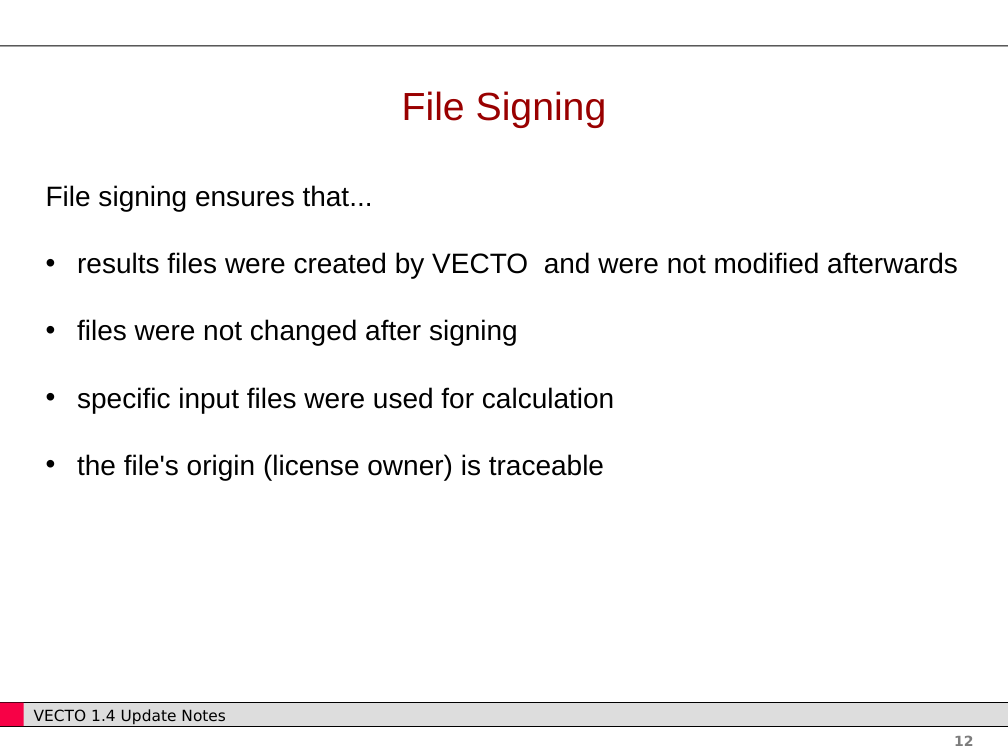
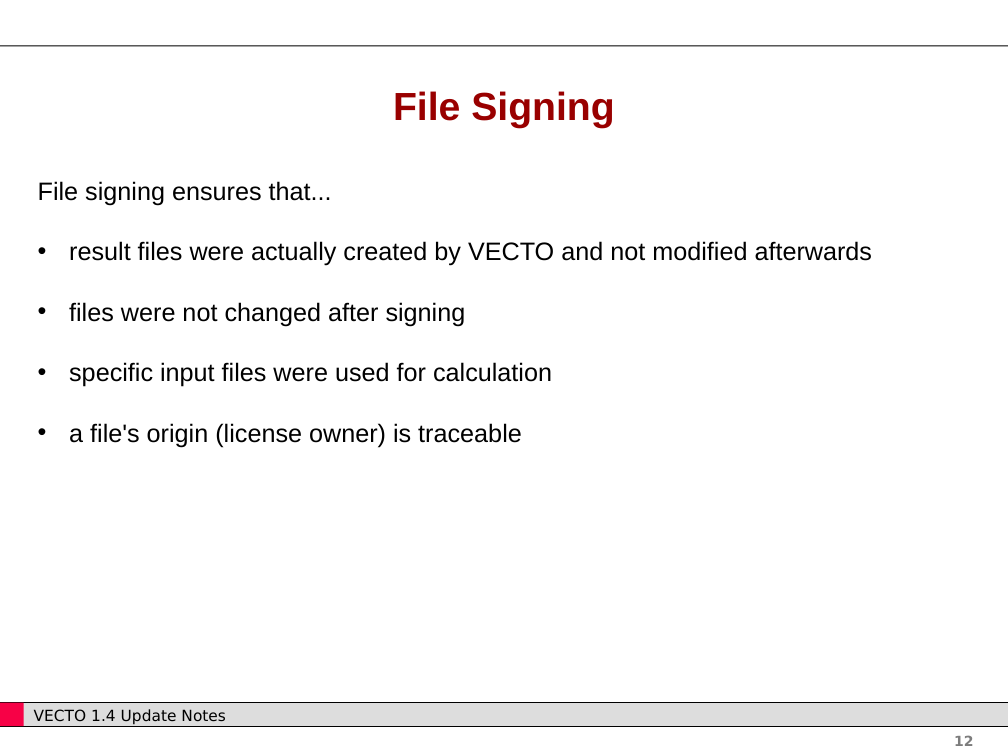
Before and after one commit to CLIMA-VECTO/vecto-sim, a slide deck: slide 12 of User Manual Source/Update Notes.pptx. Drawn at 1008x756 pixels with LibreOffice and Linux fonts; fonts in the diff are those of the drawing; background and template pictures are left out. Boxes give left, top, right and bottom in pixels: in the first picture for what was removed or moved away, otherwise in the second. Text is boxed around its words. In the diff, an @@ line names an element or a change of style, - is before the commit and + after.

```diff
--- a/User Manual Source/Update Notes.pptx
+++ b/User Manual Source/Update Notes.pptx
@@ text "File Signing" at (x1=393, y1=91, x2=614, y2=128): bold on @@
@@ text "File signing ensures that..." moved from (x1=46, y1=185, x2=958, y2=480) to (x1=38, y1=181, x2=873, y2=447) @@
@@ text at (x1=38, y1=181, x2=552, y2=387): size 20 to 18 pt in "File signing ensures that...", "files were not changed after signing", "specific input files were used for calculation" @@
@@ text at (x1=69, y1=241, x2=873, y2=266): text changed; size 20 to 18 pt @@
-• results files were created by VECTO and were not modified afterwards
+• result files were actually created by VECTO and not modified afterwards
@@ text at (x1=69, y1=423, x2=522, y2=447): text changed; size 20 to 18 pt @@
-• the file's origin (license owner) is traceable
+• a file's origin (license owner) is traceable
```
Also in this commit, not shown: 12 other slides changed, 59 other files.
